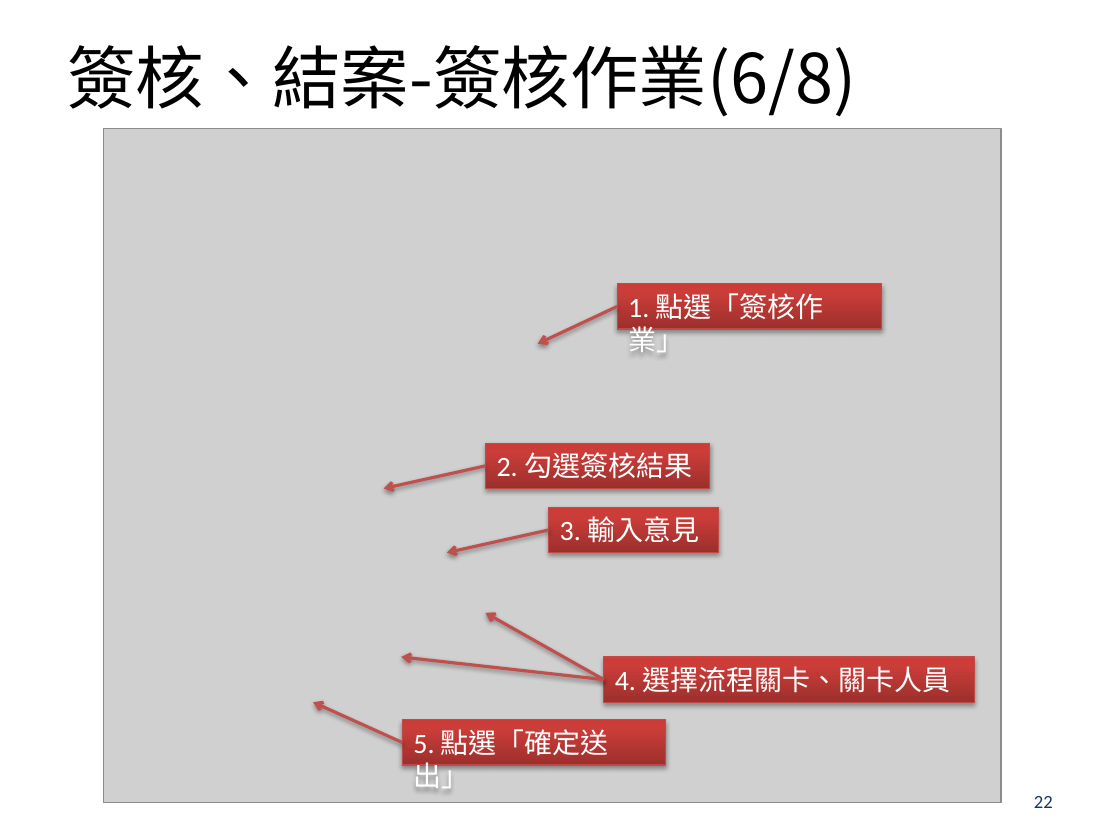
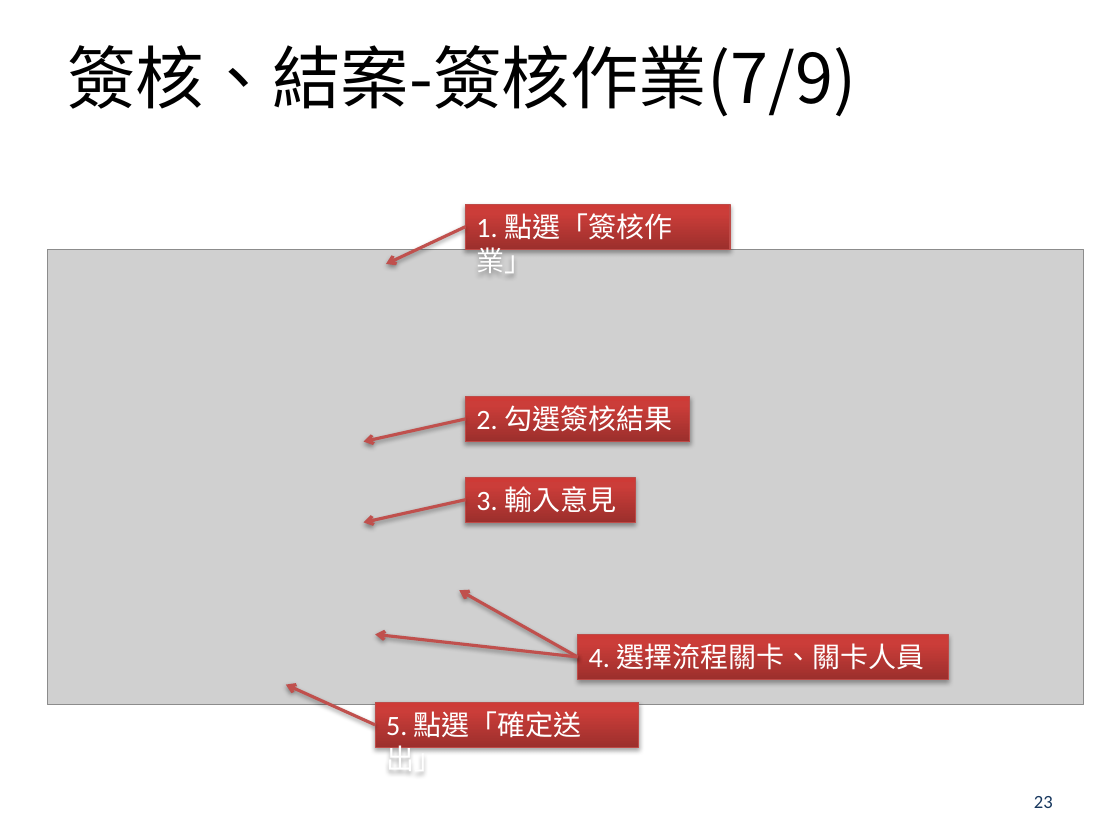
Before and after one commit to airball91327/BMEDSys, a slide deck: slide 23 of EDIS/EDIS/wwwroot/Files/Manual/BMED_Rep_UserManual.pptx (slide 22 before the commit). Drawn at 1120x840 pixels with LibreOffice and Linux fonts; fonts in the diff are those of the drawing; grey boxes stand for pictures; background and template pictures are left out. Boxes give left, top, right and bottom in pixels: in the first picture for what was removed or moved away, otherwise in the second. Text is boxed around its words. In the diff, an @@ line names an element or a change of style, - is before the commit and + after.

```diff
--- a/EDIS/EDIS/wwwroot/Files/Manual/BMED_Rep_UserManual.pptx
+++ b/EDIS/EDIS/wwwroot/Files/Manual/BMED_Rep_UserManual.pptx
@@ title at [67,45,856,117]: text changed @@
-簽核、結案-簽核作業(6/8)
+簽核、結案-簽核作業(7/9)
@@ rectangle "1. 點選「簽核作業」": place and size @@
-rectangle "1. 點選「簽核作業」" at [617,283,881,328]
+rectangle "1. 點選「簽核作業」" at [466,204,730,249]
@@ arrow moved from (617, 307) - (538, 344) to (466, 226) - (386, 264) @@
@@ picture: place and size @@
-picture at [104,129,1001,803]
+picture at [47,250,1083,706]
@@ arrow moved from (485, 466) - (384, 488) to (466, 419) - (364, 441) @@
@@ rectangle "2. 勾選簽核結果": place and size @@
-rectangle "2. 勾選簽核結果" at [485,444,709,488]
+rectangle "2. 勾選簽核結果" at [466,396,690,441]
@@ rectangle "3. 輸入意見": place and size @@
-rectangle "3. 輸入意見" at [549,507,719,552]
+rectangle "3. 輸入意見" at [466,477,636,522]
@@ arrow moved from (549, 530) - (447, 552) to (466, 500) - (364, 522) @@
@@ 2 arrows, 1 rectangle: place and size @@
-2 arrows, 1 rectangle at [401,613,974,702]
+2 arrows, 1 rectangle at [375,590,949,679]
@@ arrow moved from (402, 743) - (314, 702) to (375, 725) - (286, 684) @@
@@ rectangle "5. 點選「確定送出」": place and size @@
-rectangle "5. 點選「確定送出」" at [402,720,665,765]
+rectangle "5. 點選「確定送出」" at [375,702,638,747]
@@ page number at [1034,796,1053,808]: text changed @@
-22
+23
```
Also in this commit, not shown: 12 other slides changed, 1 slide added, 7 other files.
